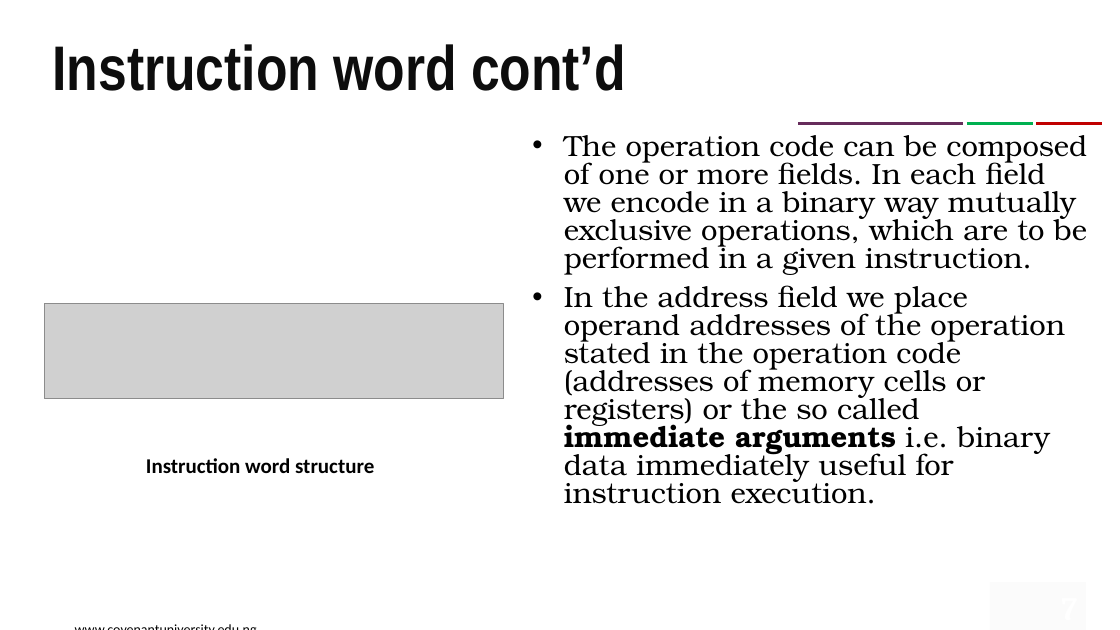
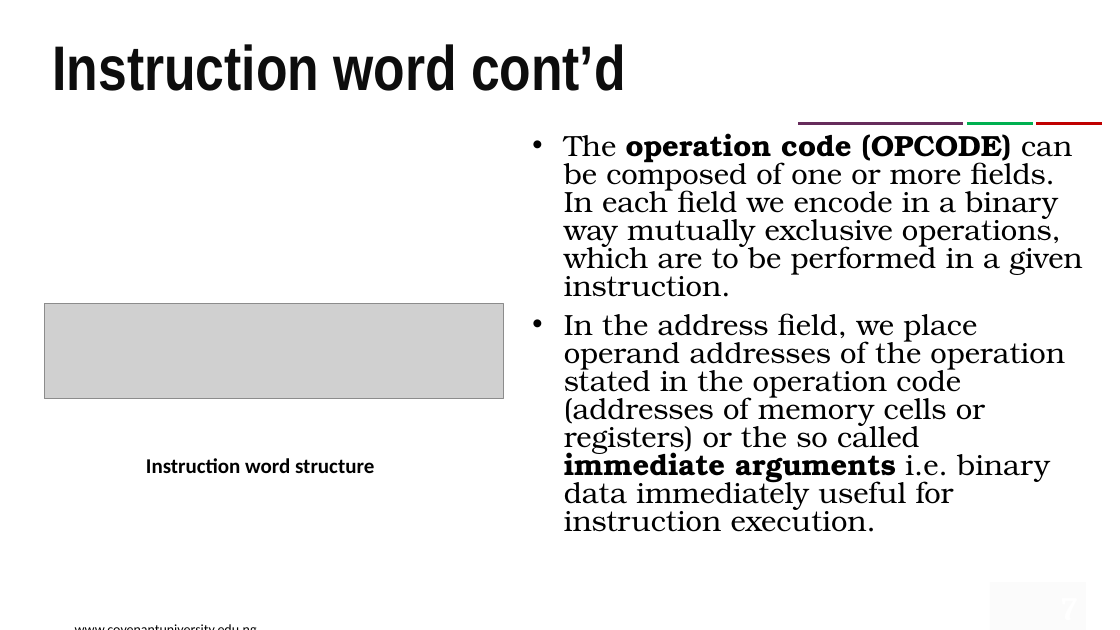
Before and after one commit to RuyiOne/CEN-416-Assignments, a slide deck: slide 7 of Module 2.pptx. Drawn at 1120x630 pixels with LibreOffice and Linux fonts; fonts in the diff are those of the drawing; grey boxes stand for pictures; background and template pictures are left out. Boxes give left, top, right and bottom in pixels: in the first picture for what was removed or moved away, otherwise in the second. Text is boxed around its words. In the diff, an @@ line names an element or a change of style, - is before the commit and + after.

```diff
--- a/Module 2.pptx
+++ b/Module 2.pptx
@@ text at box(564, 133, 1082, 532): text changed @@
-• The operation code can be composed of one or more fields. In each field we encode in a binary way mutually exclusive operations, which are to be performed in a given instruction.
-• In the address field we place operand addresses of the operation stated in the operation code (addresses of memory cells or registers) or the so called immediate arguments i.e. binary data immediately useful for instruction execution.
+• The operation code (OPCODE) can be composed of one or more fields. In each field we encode in a binary way mutually exclusive operations, which are to be performed in a given instruction.
+• In the address field, we place operand addresses of the operation stated in the operation code (addresses of memory cells or registers) or the so called immediate arguments i.e. binary data immediately useful for instruction execution.
```
Also in this commit, not shown: 2 other slides changed, 1 slide added, 8 slides removed, 1 other file.
